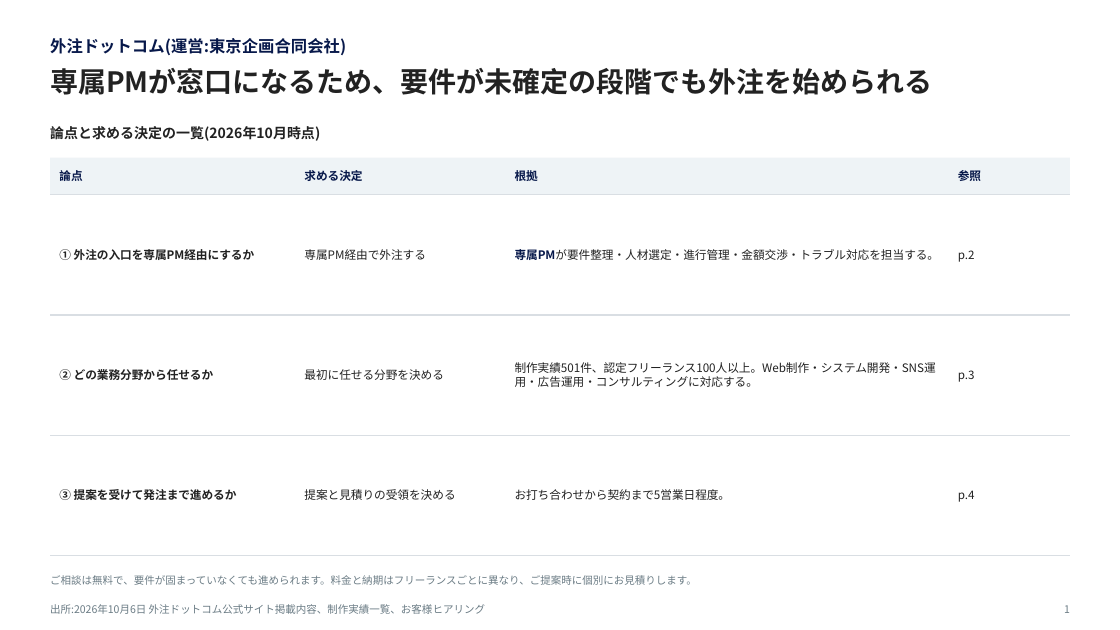
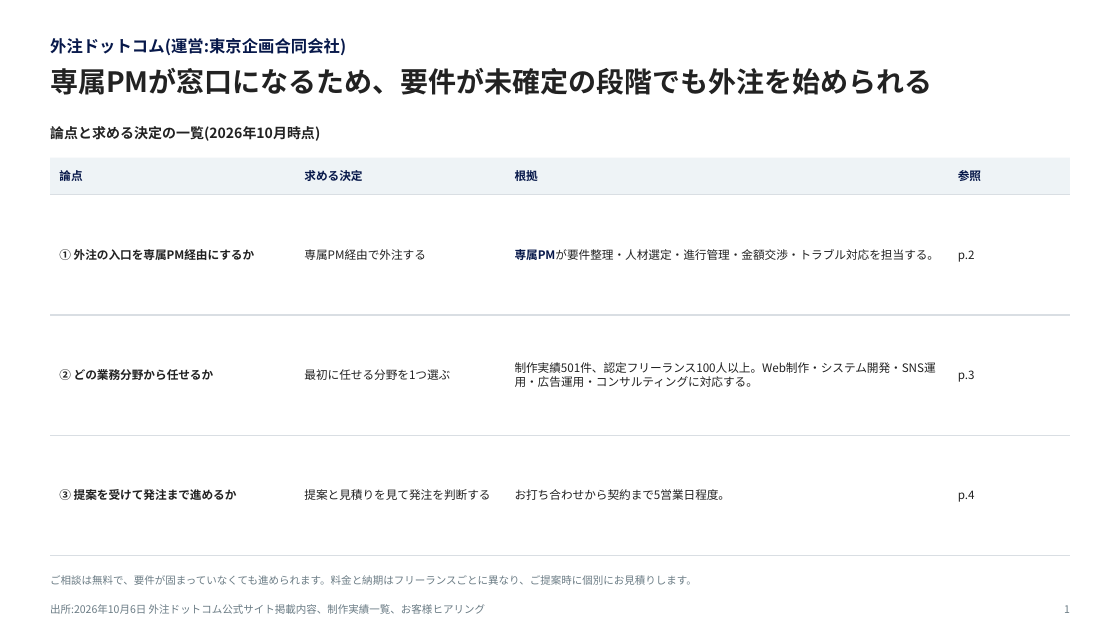
Before and after one commit to Tokyokikaku/freelancers-cloud, a slide deck: slide 1 of slides/gaichu-com-proposal.pptx. Drawn at 1120x630 pixels with LibreOffice and Linux fonts; fonts in the diff are those of the drawing. Boxes give left, top, right and bottom in pixels: in the first picture for what was removed or moved away, otherwise in the second. Text is boxed around its words. In the diff, an @@ line names an element or a change of style, - is before the commit and + after.

```diff
--- a/slides/gaichu-com-proposal.pptx
+++ b/slides/gaichu-com-proposal.pptx
@@ text at (304,369,450,380): text changed @@
-最初に任せる分野を決める
+最初に任せる分野を1つ選ぶ
@@ text at (304,489,490,500): text changed @@
-提案と見積りの受領を決める
+提案と見積りを見て発注を判断する
```
Also in this commit, not shown: 3 other slides changed, 26 other files.
